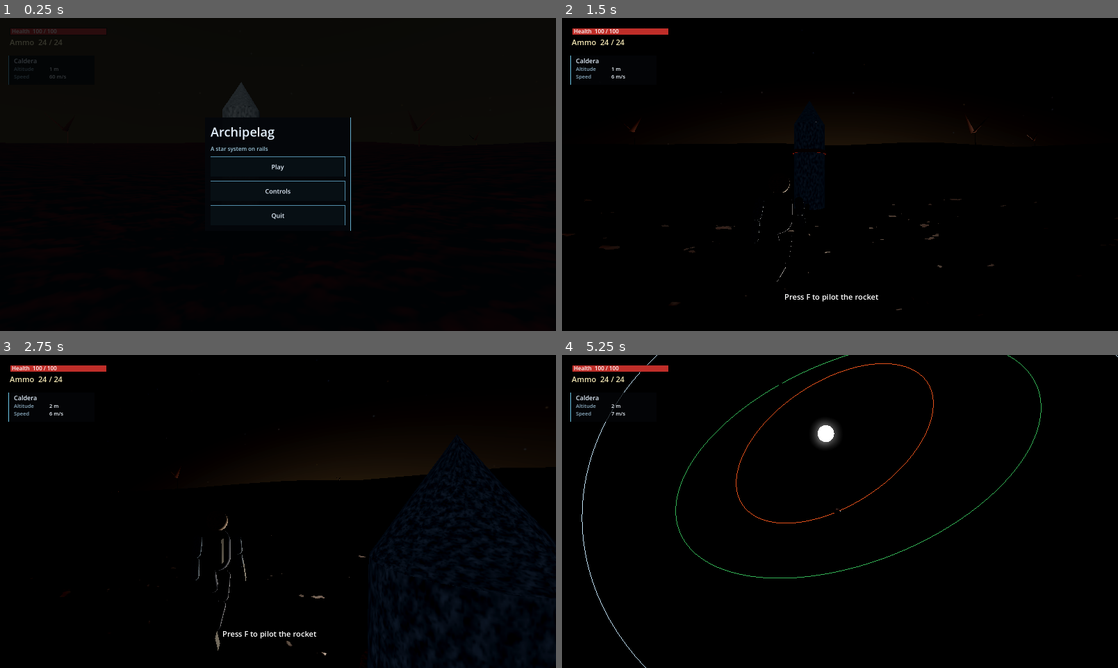
Above: before the commit, frames 1-4 (two rows, left to right).
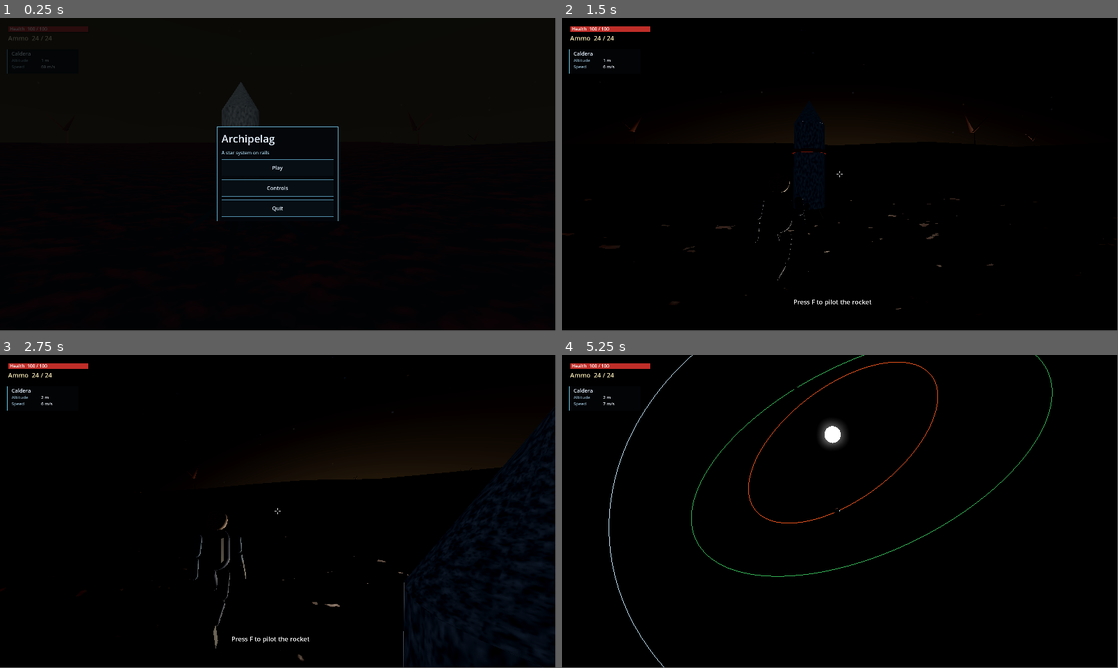
Above: after the commit, the same moments.

Repository: maldenol/archipelag
Game: Godot game, scene res://scenes/main.tscn
Same seed, same stepped clock (60 frames per second), same inputs: the game is played once before the commit and once after it.
Inputs (mouse positions are in pixels of both pictures, inside the frame that each line leads up to):
- Up to frame 1 (0.25 s): no input
- Up to frame 2 (1.5 s): click "Play" at 0.5 s; tap Enter at 1.25 s; move the mouse to (867, 174) at 1.27 s; hold W from 1.28 s (still down); hold E from 1.28 s (still down); click (867, 174) at 1.42 s
- Up to frame 3 (2.75 s): keep holding W; tap Space at 1.52, 2.27 s; tap Q at 1.55, 2.1 s; move the mouse to (250, 511) at 2.02 s; release E at 2.03 s; tap E at 2.3 s
- Up to frame 4 (5.25 s): keep holding W; move the mouse to (851, 505) at 2.77 s; hold E 2.78-3.53 s; tap Q at 3.05, 3.6 s; move the mouse to (834, 517) at 3.52 s; click (834, 517) at 3.67 s; tap Space at 3.77, 4.52 s; tap E at 3.8 s; move the mouse to (878, 514) at 4.27 s; hold Q 4.28-5.03 s; tap M at 4.35 s; move the mouse to (795, 508) at 5.02 s; tap R at 5.1 s
In our replay, the window is 800x450 before the commit and 799x449 after it. These sizes can differ from the game's own. Grey fills any space a smaller window leaves; there, only what the larger window draws over its background counts as a difference.

The runs differ from the first frame. In frame 1, 1.8% of the frame differs, in the area x 1-64%, y 2-68%; in frame 2, 1.1%; in frame 3, 2.4%, in the area x 1-100%, y 2-100%; in frame 4, 2.1%.

Commit message:
Some minor manual tweaks and fixes

Diff:
--- a/project.godot
+++ b/project.godot
@@ -17,5 +17,6 @@
 
 [display]
 
-window/size/viewport_width=1600
-window/size/viewport_height=900
+window/size/viewport_width=1920
+window/size/viewport_height=1080
+window/size/mode=3
--- a/scenes/main.tscn
+++ b/scenes/main.tscn
@@ -1,6 +1,6 @@
-[gd_scene load_steps=2 format=3]
+[gd_scene format=3 uid="uid://ckpqm5av8d3rm"]
 
-[ext_resource type="Script" path="res://scripts/star_system.gd" id="1_star"]
+[ext_resource type="Script" uid="uid://bodxg6f2uimkr" path="res://scripts/star_system.gd" id="1_star"]
 
-[node name="Main" type="Node3D"]
+[node name="Main" type="Node3D" unique_id=279827732]
 script = ExtResource("1_star")
--- a/scripts/bullet_pool.gd
+++ b/scripts/bullet_pool.gd
@@ -4,7 +4,7 @@
 const ImpactScript = preload("res://scripts/impact_effect.gd")
 
 const BULLET_COUNT = 48
-const EFFECT_COUNT = 24
+const EFFECT_COUNT = 48
 
 var bullets = []
 var effects = []
--- a/scripts/rocket.gd
+++ b/scripts/rocket.gd
@@ -408,9 +408,9 @@
 		if Input.is_physical_key_pressed(KEY_D):
 			pilot_torque.y -= 1.0
 		if Input.is_physical_key_pressed(KEY_Q):
+			pilot_torque.z += 1.0
+		if Input.is_physical_key_pressed(KEY_E):
 			pilot_torque.z -= 1.0
-		if Input.is_physical_key_pressed(KEY_E):
-			pilot_torque.z += 1.0
 		if pilot_torque.length_squared() > 0.0001:
 			attitude = ""
 			hold_ready = false
--- a/scripts/star_system.gd
+++ b/scripts/star_system.gd
@@ -88,15 +88,14 @@
 	get_viewport().set_input_as_handled()
 
 func _physics_process(delta: float) -> void:
-	# More solver steps of the same size. Raising the tick rate alone shrinks
-	# each step, so the clock stays real-time and warp appears to do nothing.
 	var scale = 1.0
 	if playing and controlled == rocket and rocket != null and not rocket.exploded:
 		scale = warp_factor()
 	if Engine.time_scale != scale:
 		Engine.time_scale = scale
-	if Engine.physics_ticks_per_second != 60:
-		Engine.physics_ticks_per_second = 60
+	var tps = 60 * scale
+	if Engine.physics_ticks_per_second != tps:
+		Engine.physics_ticks_per_second = tps
 	drive_clock(delta)
 	_aim_sun()
 
--- a/shaders/terrain.gdshader
+++ /dev/null
@@ -1,62 +0,0 @@
-shader_type spatial;
-
-uniform float planet_radius = 1000.0;
-uniform float planet_amp = 30.0;
-uniform vec3 soil_hi = vec3(0.85, 0.35, 0.08);
-uniform vec3 soil_lo = vec3(0.28, 0.06, 0.02);
-uniform vec3 rock_hi = vec3(0.78, 0.78, 0.8);
-uniform vec3 rock_lo = vec3(0.22, 0.22, 0.24);
-
-varying vec3 obj_pos;
-
-float hash13(vec3 p) {
-	p = fract(p * 0.1031);
-	p += dot(p, p.zyx + 31.32);
-	return fract((p.x + p.y) * p.z);
-}
-
-float value_noise(vec3 p) {
-	vec3 cell = floor(p);
-	vec3 f = fract(p);
-	f = f * f * (3.0 - 2.0 * f);
-	float n000 = hash13(cell);
-	float n100 = hash13(cell + vec3(1.0, 0.0, 0.0));
-	float n010 = hash13(cell + vec3(0.0, 1.0, 0.0));
-	float n110 = hash13(cell + vec3(1.0, 1.0, 0.0));
-	float n001 = hash13(cell + vec3(0.0, 0.0, 1.0));
-	float n101 = hash13(cell + vec3(1.0, 0.0, 1.0));
-	float n011 = hash13(cell + vec3(0.0, 1.0, 1.0));
-	float n111 = hash13(cell + vec3(1.0, 1.0, 1.0));
-	float nx00 = mix(n000, n100, f.x);
-	float nx10 = mix(n010, n110, f.x);
-	float nx01 = mix(n001, n101, f.x);
-	float nx11 = mix(n011, n111, f.x);
-	return mix(mix(nx00, nx10, f.y), mix(nx01, nx11, f.y), f.z);
-}
-
-void vertex() {
-	obj_pos = VERTEX;
-	// Radial shade normal, so the date-line vertices cannot crease.
-	NORMAL = normalize(VERTEX);
-}
-
-void fragment() {
-	vec3 radial = normalize(obj_pos);
-	float height = clamp((length(obj_pos) - planet_radius) / max(planet_amp, 0.001) * 0.5 + 0.5, 0.0, 1.0);
-	// Large patches, then a different pattern on each material. No triplanar seam.
-	float region = value_noise(radial * 5.5);
-	float soil_pat = value_noise(obj_pos * 0.045);
-	float dirt_pat = value_noise(obj_pos * 0.16);
-	float rock_pat = value_noise(obj_pos * 0.07);
-	float cracks = smoothstep(0.55, 0.75, value_noise(obj_pos * 0.22));
-	float rock_w = smoothstep(0.62, 0.84, height);
-	float dirt_w = smoothstep(0.38, 0.55, region) * (1.0 - rock_w);
-	vec3 soil = mix(soil_lo, soil_hi, soil_pat);
-	vec3 dirt = mix(rock_lo, rock_hi, dirt_pat);
-	vec3 stone = mix(vec3(0.22, 0.22, 0.24), vec3(0.74, 0.75, 0.77), rock_pat);
-	stone = mix(stone, vec3(0.12, 0.12, 0.13), cracks);
-	vec3 albedo = mix(soil, dirt, dirt_w);
-	albedo = mix(albedo, stone, rock_w);
-	ALBEDO = albedo;
-	ROUGHNESS = mix(0.94, 0.42, rock_w);
-}
Not shown, removed: shaders/terrain.gdshader.uid
